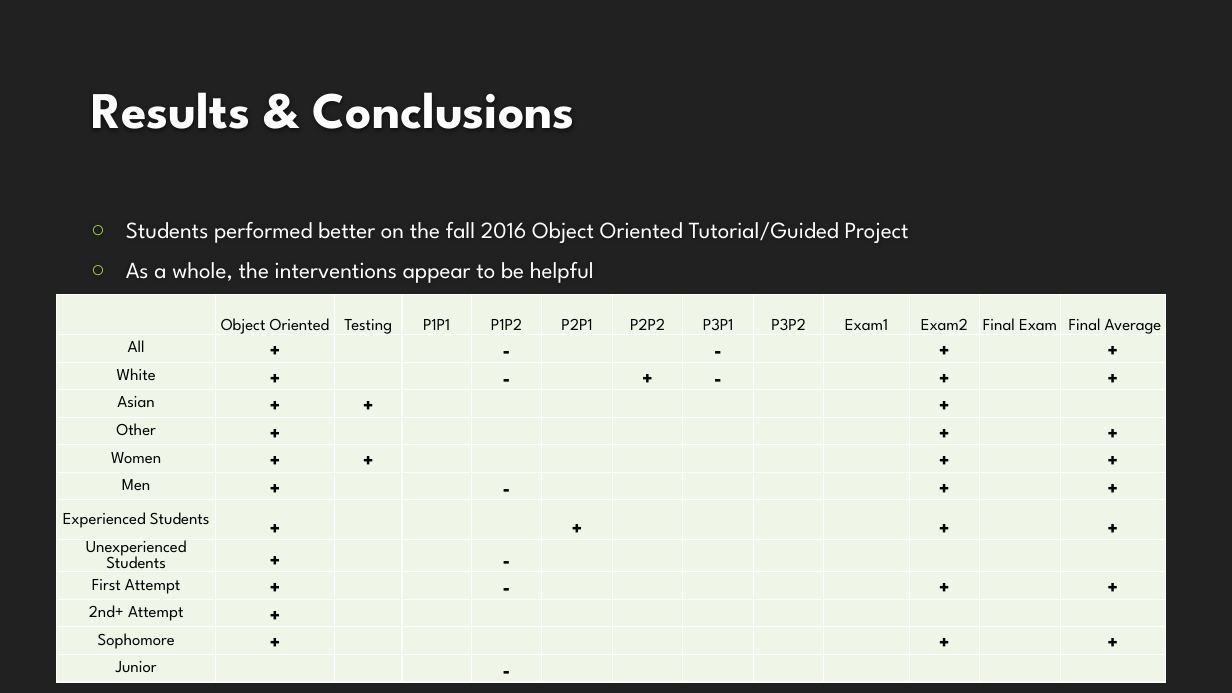
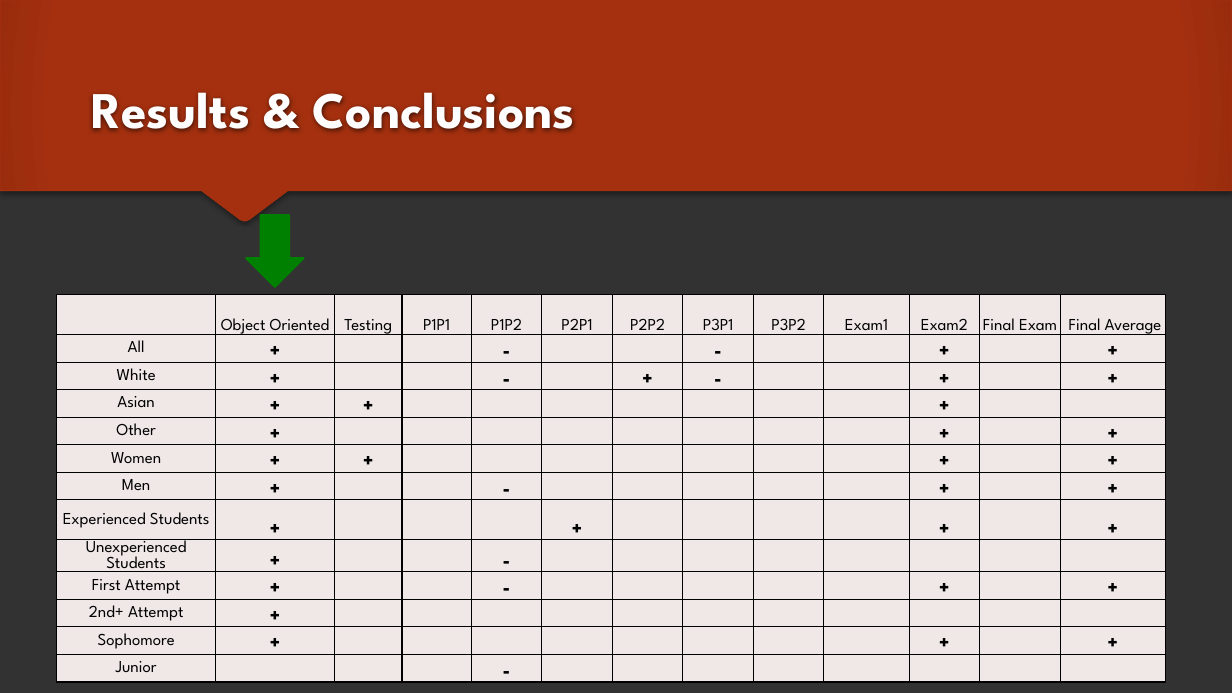
Before and after one commit to adamAbram/reu, a slide deck: slide 4 of CSC216 Comparison.pptx. Drawn at 1232x693 pixels with LibreOffice and Linux fonts; fonts in the diff are those of the drawing; background and template pictures are left out. Boxes give left, top, right and bottom in pixels: in the first picture for what was removed or moved away, otherwise in the second. Text is boxed around its words. In the diff, an @@ line names an element or a change of style, - is before the commit and + after.

```diff
--- a/CSC216 Comparison.pptx
+++ b/CSC216 Comparison.pptx
@@ background #212121 to #323232 @@
@@ freeform shape added at [0, 0, 1232, 221], fill gradient #A5300F to #9A2D0E, outline #A5300F 0.79 pt @@
@@ text removed at [126, 222, 909, 283] @@
-○ Students performed better on the fall 2016 Object Oriented Tutorial/Guided Project
-○ As a whole, the interventions appear to be helpful
@@ down arrow added at [246, 215, 303, 287], fill #008000, outline #008000 1.5 pt @@
@@ table at [56, 295, 1164, 693] @@
@@ fill #F0F6E8 to #F0E8E7 in 169 cells @@
@@ borders changed @@
```
Also in this commit, not shown: 4 other slides changed, 1 slide added, 2 slides removed, 2 other files.
